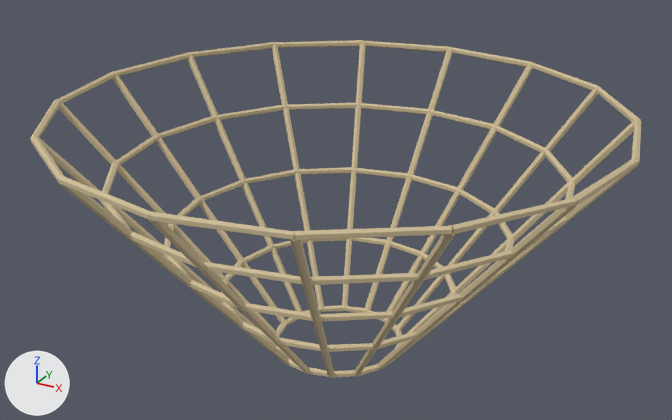
Two versions of the glTF model public/assets/models/net_cast.glb, one commit apart.
Before and after are seen from a 50 mm camera at (1.54, -2.82, 1.03) aimed at (-0.02, 0.02, -0.4). The lights are fixed; the arrows at lower left show +X, +Y and +Z. The older version comes first. Vertices at exactly the same position are counted once.

Before the edit, the objects in view are built like this:
```python
me_cone_925 = bpy.data.meshes.new('Cone.925')
me_cone_925.from_pydata(...)  # 1152 vertices, 1920 faces; spans x -1.06..1.06, y -1.06..1.06, z -0.96..0.01
me_cone_925.materials.append(mat_way_vertex_palette)
ob_net_cast_001 = bpy.data.objects.new('net_cast.001', me_cone_925)
ob_net_cast_001.location = (0.0, 0.0, 0.0)
```
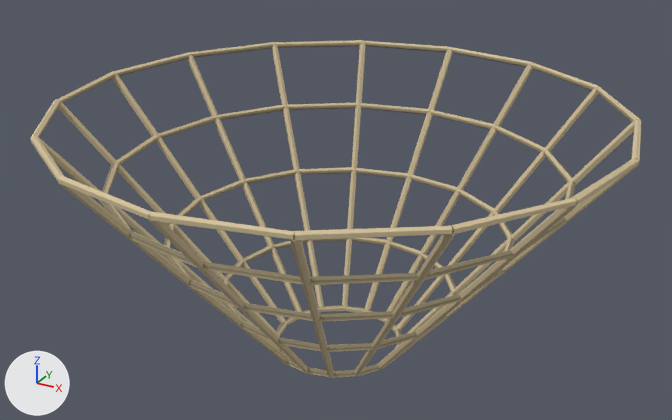
Scene script edits in JSON lines:
```json
{"block": "me_cone_925", "where": "me_cone_925.from_pydata(...)  # 1152 vertices, 1920 faces; spans x -1.06..1.06, y -1.06..1.06, z -0.96..0.01"}
{"block": "me_cone_925", "where": "# used by ob_net_cast_001; location = (0.0, 0.0, 0.0)"}
{"block": "me_cone_925", "change": "me_cone_925 part 1: 780 faces centred in x -1.06..1.06, y -1.06..1.06, z -0.96..0.01 are repainted in the vertex colours; the middle colour goes from beige #cebd97 to beige #c5b490"}
{"block": "me_cone_925", "change": "me_cone_925 part 2: 507 faces centred in x -1.04..1.04, y -1.04..1.04, z -0.96..0.0 are repainted in the vertex colours; the middle colour goes from beige #cebd97 to brown #847960"}
{"block": "me_cone_925", "change": "me_cone_925 part 3: 629 faces centred in x -1.06..1.06, y -1.06..1.06, z -0.96..0.01 are repainted in the vertex colours; the middle colour goes from beige #cebd97 to yellow #887d62"}
```

Boxes [x1, y1, x2, y2] around the edits, measured in the pictures (672 x 420 px):
```json
{"part": 1, "of": "me_cone_925", "change": "edited", "before": [30, 40, 641, 378], "after": [30, 40, 641, 378], "on screen": "looks the same"}
{"part": 2, "of": "me_cone_925", "change": "recoloured", "before": [119, 45, 590, 348], "after": [119, 45, 590, 348]}
{"part": 3, "of": "me_cone_925", "change": "recoloured", "before": [41, 42, 634, 378], "after": [41, 42, 634, 378]}
```
